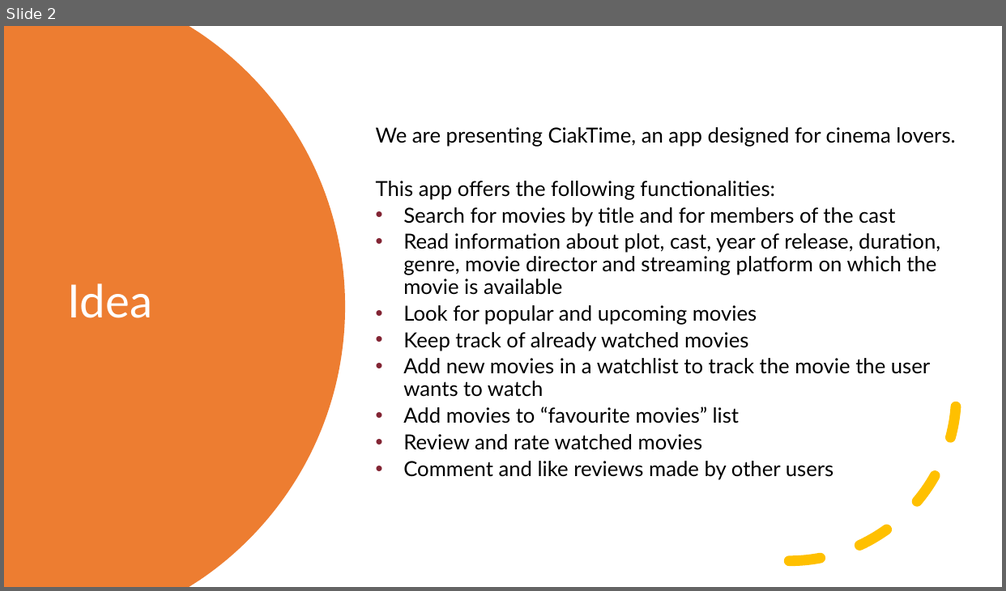
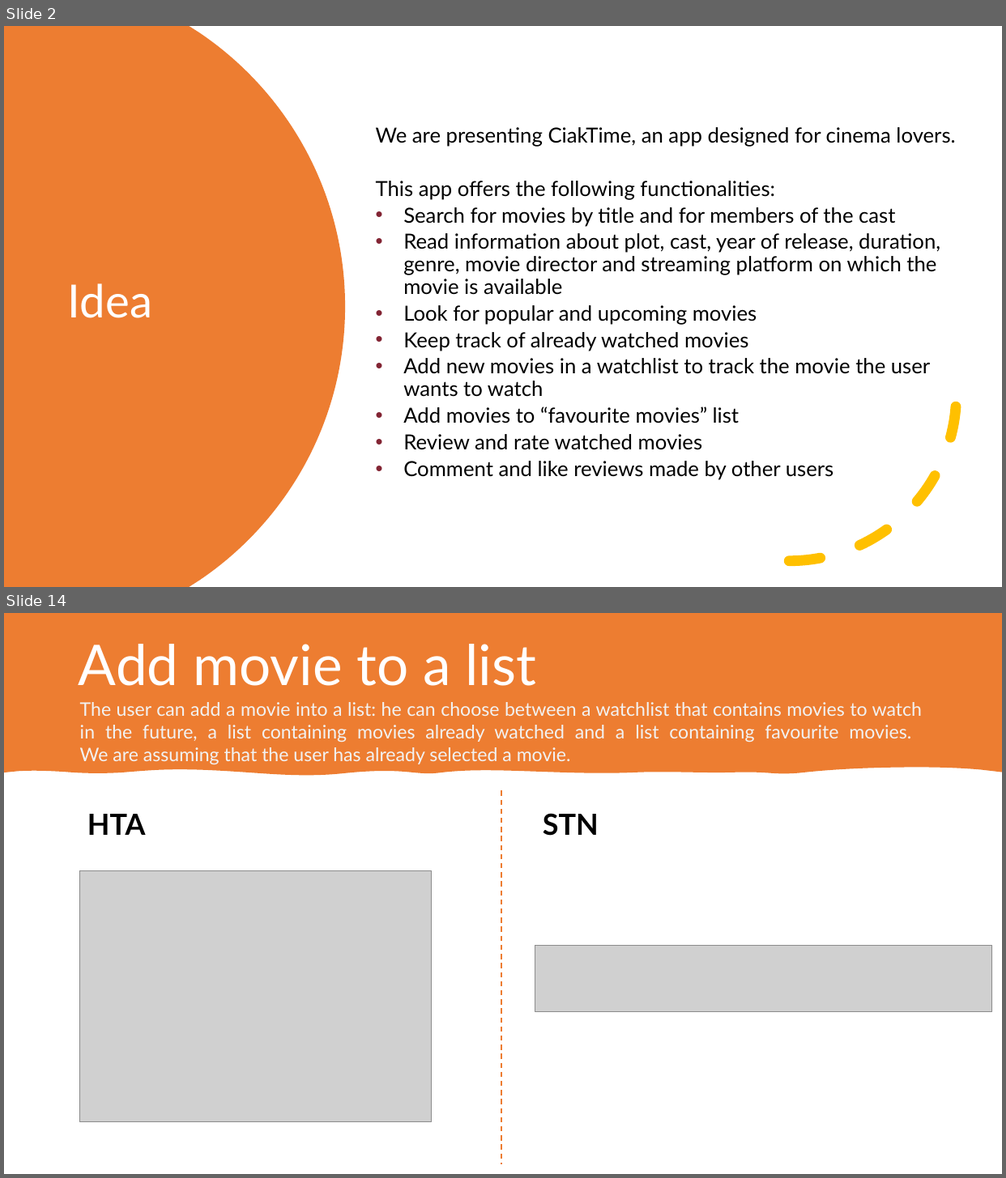
Before and after one commit to mauroficorella/Human-Computer-Interaction, a slide deck: Documentazione/Presentazione HCI.pptx. Shown one above the other, each under a label of ours: slide 2 before the commit, slides 2 and 14 after it; the slides between them are not shown. The pictures are 1006x591 and 1006x1178 pixels, drawn with LibreOffice and Linux fonts; fonts in the diff are those of the drawing; grey boxes stand for pictures. Boxes give left, top, right and bottom in pixels: in the first picture for what was removed or moved away, otherwise in the second. Text is boxed around its words. In the diff, an @@ line names an element or a change of style, - is before the commit and + after.

```diff
--- a/Documentazione/Presentazione HCI.pptx
+++ b/Documentazione/Presentazione HCI.pptx
@@ slide 14 added at <box>4,613,1002,1174</box>, background #FFFFFF @@
@@ freeform shape added at <box>4,613,1002,776</box>, fill #ED7D31 @@
@@ title added at <box>79,644,536,686</box>, 54 pt, text #FFFFFF @@
+Add movie to a list
@@ text added at <box>80,702,922,764</box>, 18 pt, text #F2F2F2 @@
+The user can add a movie into a list: he can choose between a watchlist that contains movies to watch in the future, a list containing movies already watched and a list containing favourite movies.
+We are assuming that the user has already selected a movie.
@@ line added from (501, 790) to (501, 1165), #ED7D31 1.25 pt dashed @@
@@ text added at <box>87,814,146,835</box>, 28 pt, text #000000, bold @@
+HTA
@@ text added at <box>543,813,599,836</box>, 28 pt, text #000000, bold @@
+STN
@@ picture added at <box>80,871,432,1122</box> @@
@@ picture added at <box>535,946,992,1012</box> @@
```
Also in this commit, not shown: 3 slides changed, 15 other slides added, 3 other files.
